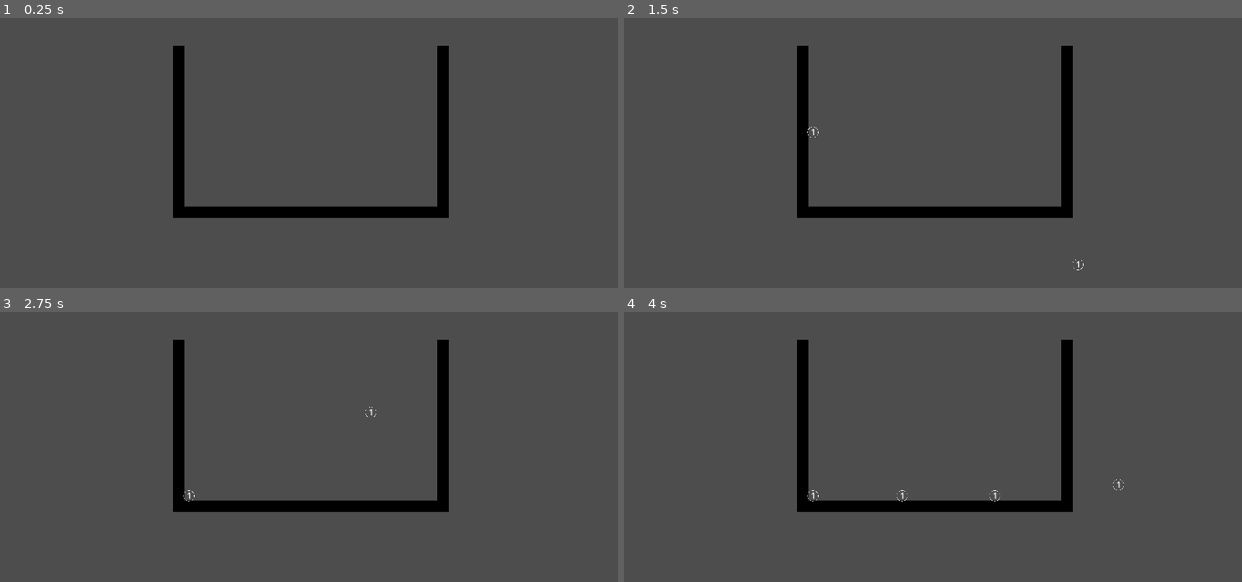
Above: before the commit, frames 1-4 (two rows, left to right).
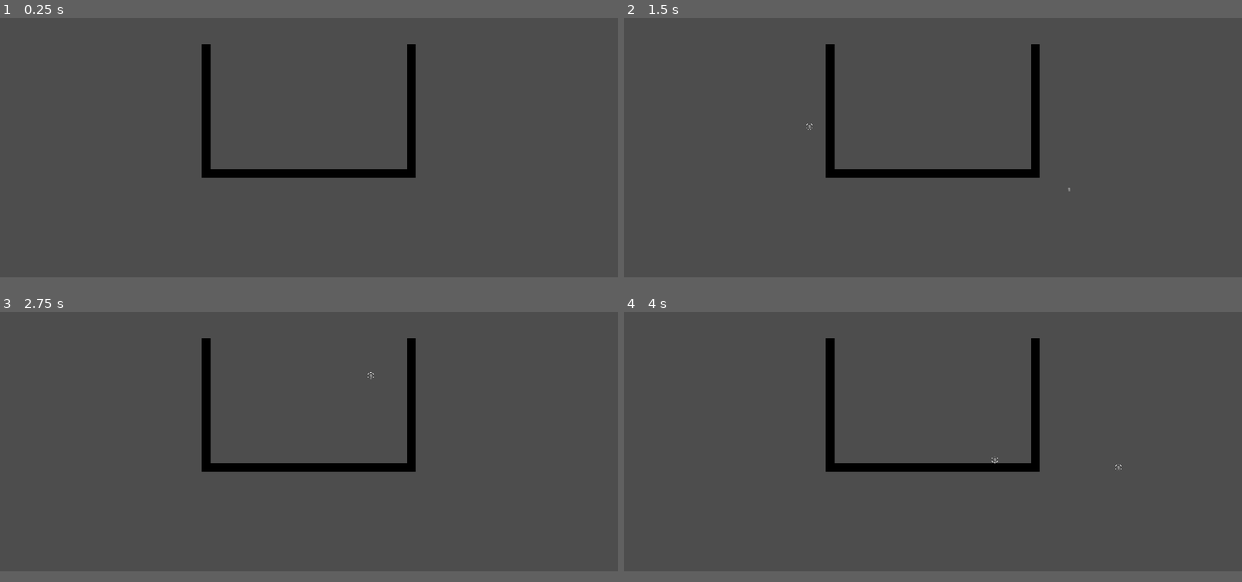
Above: after the commit, the same moments.

Repository: Treszyk/suika_game_clone
Game: Godot game, scene res://source/main_ui.tscn
The game is run twice, just before and just after one commit, with the same random seed, the same clock (stepped at 60 frames per second) and the same inputs.
Inputs (mouse positions are in pixels of both pictures, inside the frame that each line leads up to):
- Up to frame 1 (0.25 s): no input
- Up to frame 2 (1.5 s): tap Enter at 0.5 s; move the mouse to (1068, 96) at 0.52 s; click (1068, 96) at 0.67 s; tap Space at 1.25 s; move the mouse to (809, 131) at 1.27 s; click (809, 131) at 1.42 s
- Up to frame 3 (2.75 s): tap Enter at 2 s; move the mouse to (370, 330) at 2.02 s; click (370, 330) at 2.17 s
- Up to frame 4 (4 s): tap Space at 2.75 s; move the mouse to (902, 476) at 2.77 s; click (902, 476) at 2.92 s; tap Enter at 3.5 s; move the mouse to (1118, 460) at 3.52 s; click (1118, 460) at 3.67 s
The window is 800x450 before the commit and 800x436 after it. Grey fills any space a smaller window leaves; there, only what the larger window draws over its background counts as a difference.

The runs differ from the first frame. In frame 1, 6.6% of the frame differs, in the area x 28-73%, y 9-74%; in frame 2, 6.6%; in frame 3, 6.6%; in frame 4, 6.6%, in the area x 28-81%, y 9-74%.

Commit message:
Fixed a bug where one ball could merge with two different ones

Diff:
--- a/project/project.godot
+++ b/project/project.godot
@@ -17,7 +17,11 @@
 
 [display]
 
+window/size/viewport_width=1980
+window/size/viewport_height=1080
+window/size/mode=2
 window/stretch/mode="canvas_items"
+window/stretch/aspect="expand"
 
 [rendering]
 
--- a/project/source/ball.gd
+++ b/project/source/ball.gd
@@ -3,7 +3,7 @@
 class_name Ball
 # Variables for the ball's tier and max tier
 var tier: int = 1
-var max_tier: int = 5  # Define the maximum tier for the balls
+var max_tier: int = 20  # Define the maximum tier for the balls
 var is_merging = false
 # Reference the Sprite and CollisionShape2D nodes
 @onready var sprite = $RigidBody2D/CollisionShape2D/Sprite2D
@@ -16,7 +16,7 @@
 	tier_text.add_text(String.num_int64(tier))
 	var scale_factor = 1 + (tier - 1)
 	collision_shape.scale = Vector2(scale_factor, scale_factor)
-	this_body.mass = 25*tier
+	this_body.mass = 2*(tier*tier)
 
 # Function to set the ball's tier and update its visuals
 func set_tier(tier_value: int):
@@ -31,7 +31,7 @@
 
 # Function to merge with another ball
 func merge_with(other_ball):
-	if tier < max_tier and not is_merging:
+	if tier < max_tier and not is_merging and not other_ball.get_parent().is_merging:
 		is_merging = true
 		other_ball.get_parent().is_merging = true
 		print_debug('merge')
--- a/project/source/basket.tscn
+++ b/project/source/basket.tscn
@@ -9,21 +9,22 @@
 size = Vector2(493, 20)
 
 [node name="StaticBody2D2" type="StaticBody2D"]
-position = Vector2(332, 229)
+position = Vector2(990, 426)
+scale = Vector2(1.335, 1.335)
 
 [node name="Sprite2D" type="Sprite2D" parent="."]
-position = Vector2(248, 136)
+position = Vector2(0, 13.3118)
 scale = Vector2(1.12, 1.12)
 texture = ExtResource("1_ywngw")
 
 [node name="CollisionShape2D4" type="CollisionShape2D" parent="."]
-position = Vector2(0, 127.75)
+position = Vector2(-247, 0.311775)
 shape = SubResource("RectangleShape2D_t85ko")
 
 [node name="CollisionShape2D5" type="CollisionShape2D" parent="."]
-position = Vector2(243.5, 278)
+position = Vector2(0, 153.477)
 shape = SubResource("RectangleShape2D_2ore8")
 
 [node name="CollisionShape2D6" type="CollisionShape2D" parent="."]
-position = Vector2(494, 128)
+position = Vector2(246, 0.311775)
 shape = SubResource("RectangleShape2D_t85ko")
--- a/project/source/main_ui.gd
+++ b/project/source/main_ui.gd
@@ -2,7 +2,7 @@
 
 # Preload the Ball scene
 var BallScene = preload("res://source/ball.tscn")
-
+@onready var basket = $StaticBody2D2
 # Input function to spawn balls on click
 func _input(event):
 	if event is InputEventMouseButton and event.button_index == MOUSE_BUTTON_LEFT and event.pressed:
@@ -12,5 +12,11 @@
 func spawn_ball(position: Vector2):
 	var new_ball = BallScene.instantiate()
 	new_ball.position = position
-	#new_ball.set_tier(1) # Start with tier 1
+	#ew_ball.set_tier(1) # Start with tier 1
 	add_child(new_ball)
+
+func resize_event():
+	basket.position = Vector2(get_viewport_rect().size.x / 2, get_viewport_rect().size.y / 2)
+func _on_ready():
+	get_tree().get_root().size_changed.connect(resize_event)
+	resize_event()
--- a/project/source/main_ui.tscn
+++ b/project/source/main_ui.tscn
@@ -7,3 +7,6 @@
 script = ExtResource("1_fr8pn")
 
 [node name="StaticBody2D2" parent="." instance=ExtResource("2_qu0gb")]
+position = Vector2(402, 356)
+
+[connection signal="ready" from="." to="." method="_on_ready"]
